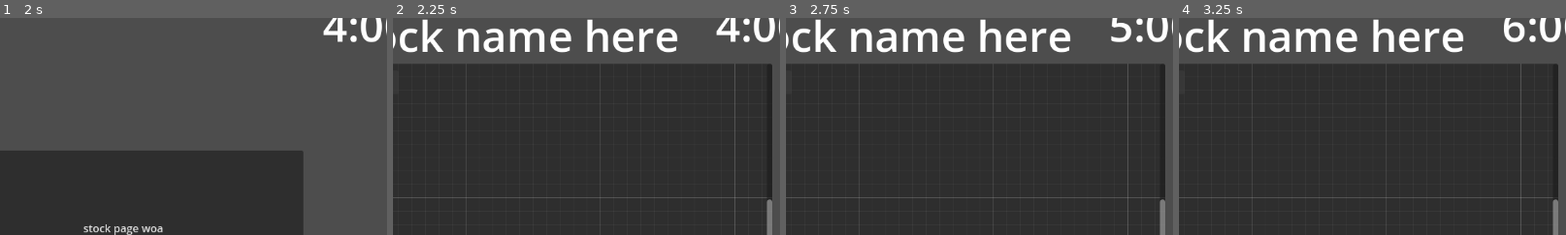
Above: before the commit, frames 1-4 (left to right).
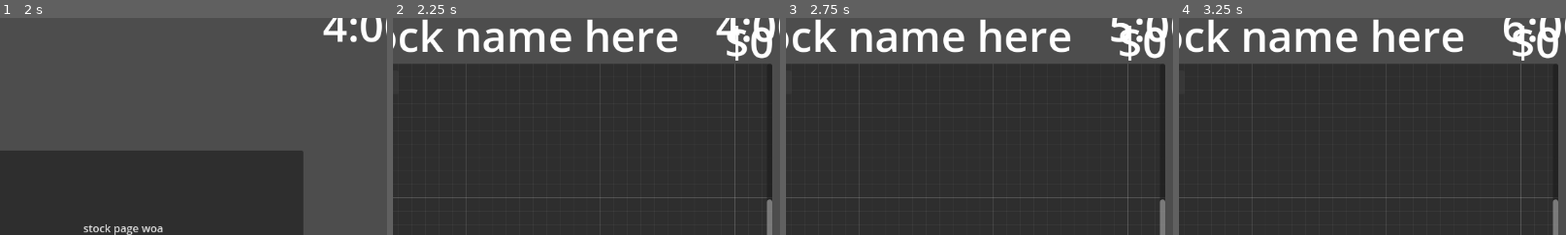
Above: after the commit, the same moments.

Repository: adenk2048/test-2
Game: Godot game, scene res://Test2.tscn
Same seed, same stepped clock (60 frames per second), same inputs: the game is played once before the commit and once after it.
Inputs (mouse positions are % of the whole screen's width and height, from its top left):
- Up to frame 1 (2 s): click (50, 85) at 0.5 s; click "Industry 1" at 1.25 s
- Up to frame 2 (2.25 s): click "stock page woa" at 2 s
- Up to frame 3 (2.75 s): no input
- Up to frame 4 (3.25 s): click (62, 92) at 2.77 s; type "12" at 2.85 s
The pictures show only the part of the screen within x 45-95%, y 5-55%; the shares and areas given below are measured in that part.

Frame 1 is identical in both runs. In frame 2, 0.7% of the frame differs, in the area x 86-98%, y 3-20%; in frame 3, 0.8%; in frame 4, 0.8%.
Error before the commit: Invalid assignment of property or key 'text' with value of type 'String' on a base object of type 'null instance'. (res://stockpage.gd:21)

Commit message:
Update stock_page.tscn

Diff:
--- a/stock_page.tscn
+++ b/stock_page.tscn
@@ -22,6 +22,17 @@
 offset_bottom = 108.0
 theme_override_font_sizes/font_size = 64
 text = "Insert Stock name here"
+horizontal_alignment = 1
+vertical_alignment = 1
+
+[node name="Money" type="Label" parent="Control"]
+layout_mode = 0
+offset_left = 902.0
+offset_top = 22.0
+offset_right = 1189.0
+offset_bottom = 117.0
+theme_override_font_sizes/font_size = 64
+text = "$"
 horizontal_alignment = 1
 vertical_alignment = 1
 
